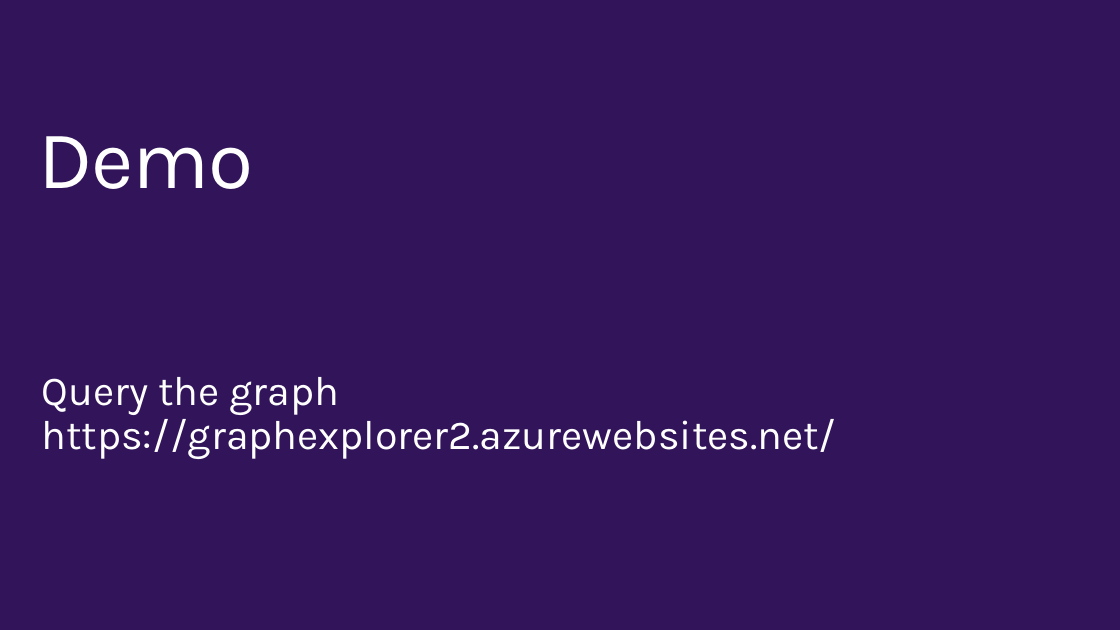
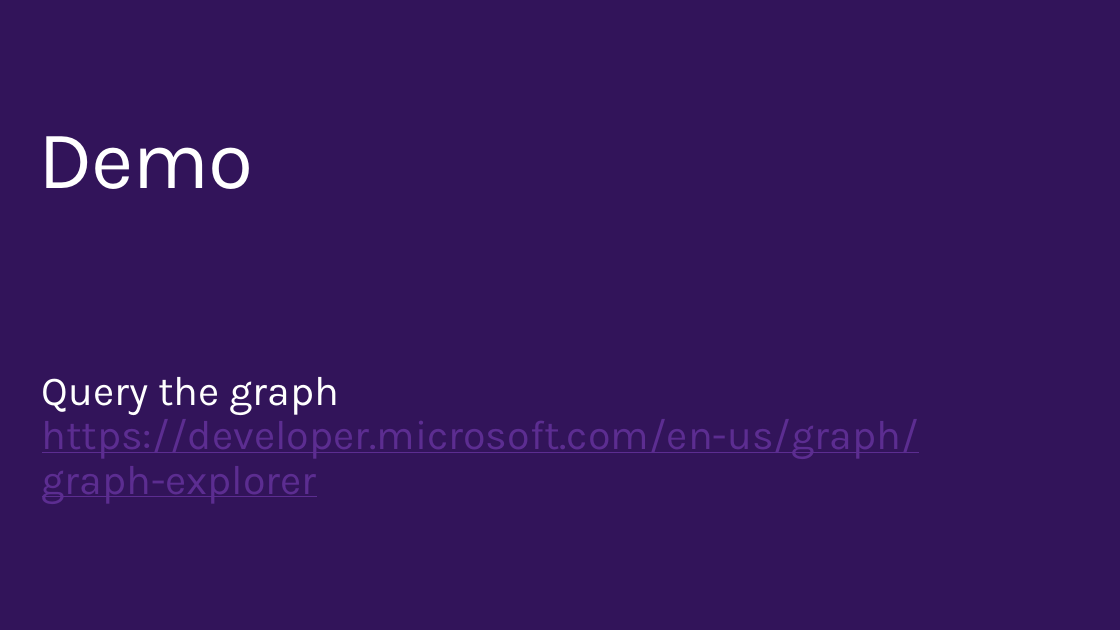
Before and after one commit to wely/DevCamp, a slide deck: slide 57 of Presentation/Module03-Identity-0365Apis.pptx. Drawn at 1120x630 pixels with LibreOffice and Linux fonts; fonts in the diff are those of the drawing; background and template pictures are left out. Boxes give left, top, right and bottom in pixels: in the first picture for what was removed or moved away, otherwise in the second. Text is boxed around its words. In the diff, an @@ line names an element or a change of style, - is before the commit and + after.

Commit message:
link corrected

```diff
--- a/Presentation/Module03-Identity-0365Apis.pptx
+++ b/Presentation/Module03-Identity-0365Apis.pptx
@@ text at [42,377,919,459]: text changed; text colour #FFFFFF to #5C2D91 @@
-Query the graph https://graphexplorer2.azurewebsites.net/
+Query the graph
+https://developer.microsoft.com/en-us/graph/graph-explorer
```
